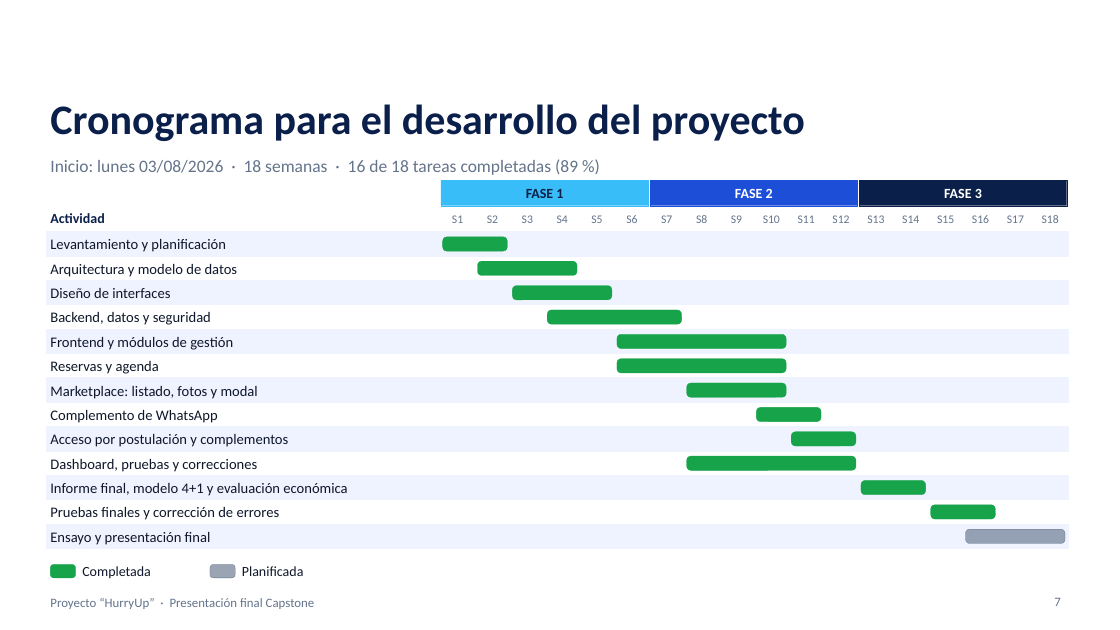
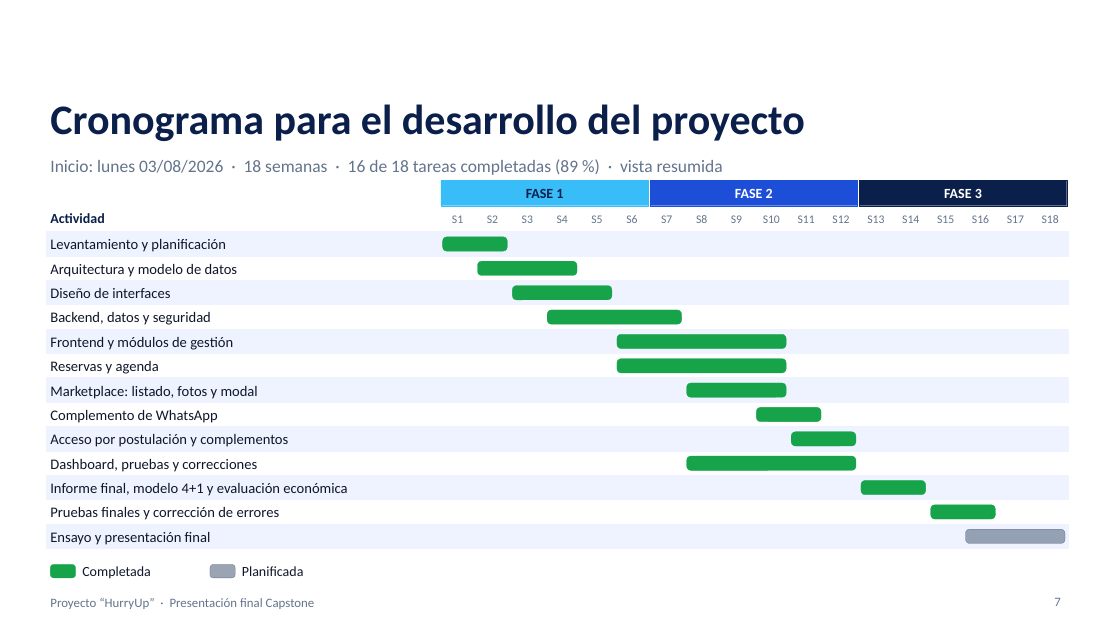
Before and after one commit to Vichobustosss/2026_2_BUSTOS-HEREDIA_CASPTONE_002D_GRUPO_006, a slide deck: slide 7 of Fase 3/Evidencias Grupales/Presentacion_Final_Capstone_HurryUp_GRUPO06.pptx. Drawn at 1120x630 pixels with LibreOffice and Linux fonts; fonts in the diff are those of the drawing; background and template pictures are left out. Boxes give left, top, right and bottom in pixels: in the first picture for what was removed or moved away, otherwise in the second. Text is boxed around its words. In the diff, an @@ line names an element or a change of style, - is before the commit and + after.

```diff
--- a/Fase 3/Evidencias Grupales/Presentacion_Final_Capstone_HurryUp_GRUPO06.pptx
+++ b/Fase 3/Evidencias Grupales/Presentacion_Final_Capstone_HurryUp_GRUPO06.pptx
@@ text at (x1=50, y1=159, x2=723, y2=175): text changed @@
-Inicio: lunes 03/08/2026 · 18 semanas · 16 de 18 tareas completadas (89 %)
+Inicio: lunes 03/08/2026 · 18 semanas · 16 de 18 tareas completadas (89 %) · vista resumida
```
Also in this commit, not shown: 4 other slides changed, 1 other file.
